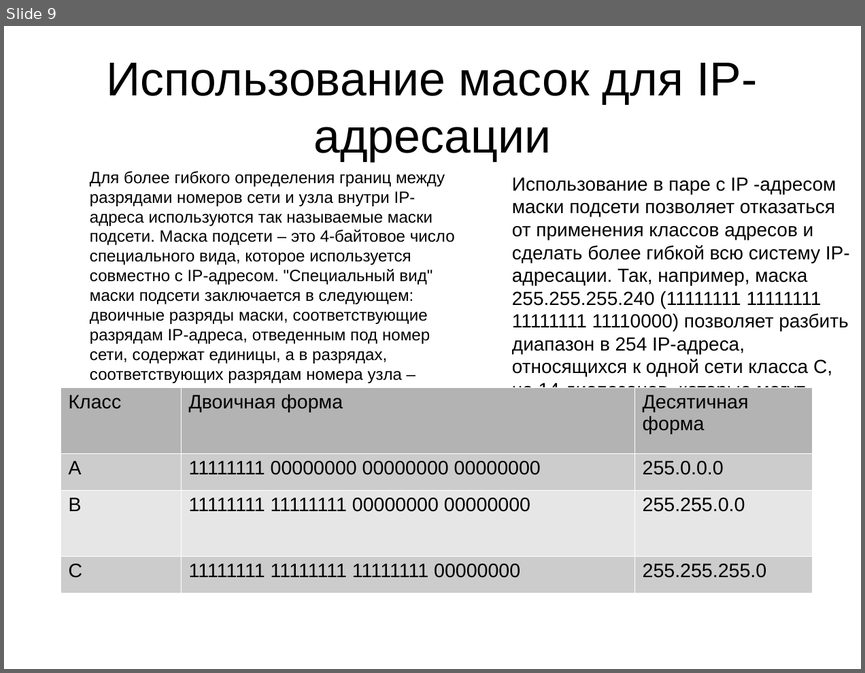
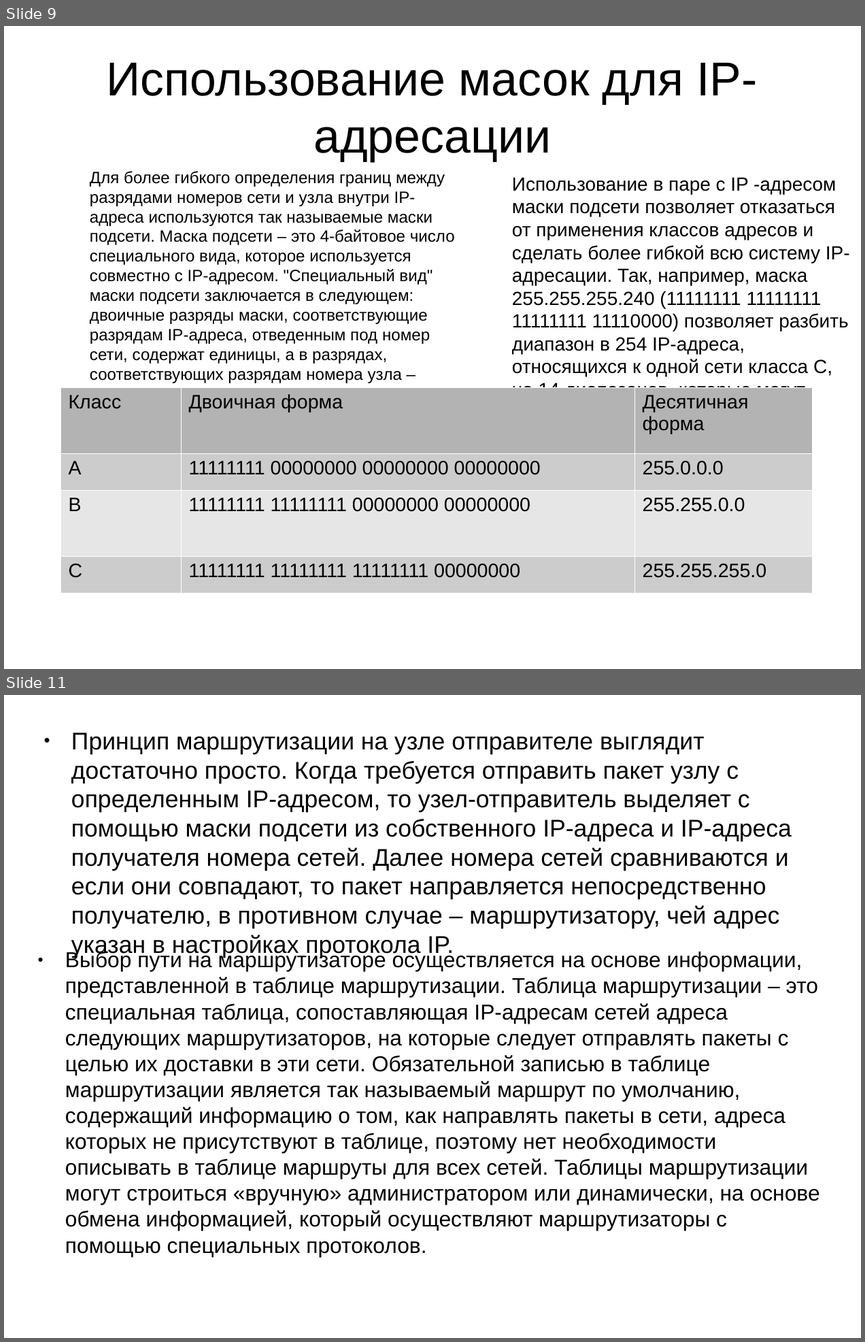
Before and after one commit to IvanSimeyko/network, a slide deck: network_layer.odp. Shown one above the other, each under a label of ours: slide 9 before the commit, slides 9 and 11 after it; the slides between them are not shown. The pictures are 865x673 and 865x1342 pixels, drawn with LibreOffice and Linux fonts; fonts in the diff are those of the drawing. Boxes give left, top, right and bottom in pixels: in the first picture for what was removed or moved away, otherwise in the second. Text is boxed around its words. In the diff, an @@ line names an element or a change of style, - is before the commit and + after.

```diff
--- a/network_layer.odp
+++ b/network_layer.odp
@@ slide 11 added at (x1=4, y1=695, x2=861, y2=1338), background #FFFFFF @@
@@ text added at (x1=71, y1=732, x2=791, y2=928), 22.4 pt, text #000000 @@
+● Принцип маршрутизации на узле отправителе выглядит достаточно просто. Когда требуется отправить пакет узлу с определенным IP-адресом, то узел-отправитель выделяет с помощью маски подсети из собственного IP-адреса и IP-адреса получателя номера сетей. Далее номера сетей сравниваются и если они совпадают, то пакет направляется непосредственно получателю, в противном случае – маршрутизатору, чей адрес указан в настройках протокола IP.
@@ text added at (x1=65, y1=950, x2=820, y2=1204), 20 pt, text #000000 @@
+● Выбор пути на маршрутизаторе осуществляется на основе информации, представленной в таблице маршрутизации. Таблица маршрутизации – это специальная таблица, сопоставляющая IP-адресам сетей адреса следующих маршрутизаторов, на которые следует отправлять пакеты с целью их доставки в эти сети. Обязательной записью в таблице маршрутизации является так называемый маршрут по умолчанию, содержащий информацию о том, как направлять пакеты в сети, адреса которых не присутствуют в таблице, поэтому нет необходимости описывать в таблице маршруты для всех сетей. Таблицы маршрутизации могут строиться «вручную» администратором или динамически, на основе обмена информацией, который осуществляют маршрутизаторы с помощью специальных протоколов.
```
Also in this commit, not shown: 3 other slides added.
